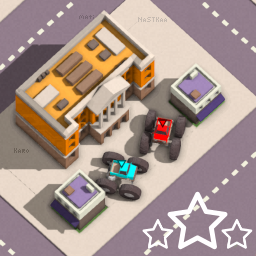
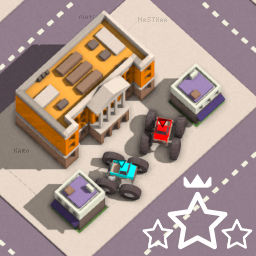
Comparing the layer stacks of the two 256x256 images. Changes:
added layer "Pasted Layer #1" above "Background" over [183, 174, 212, 188]
